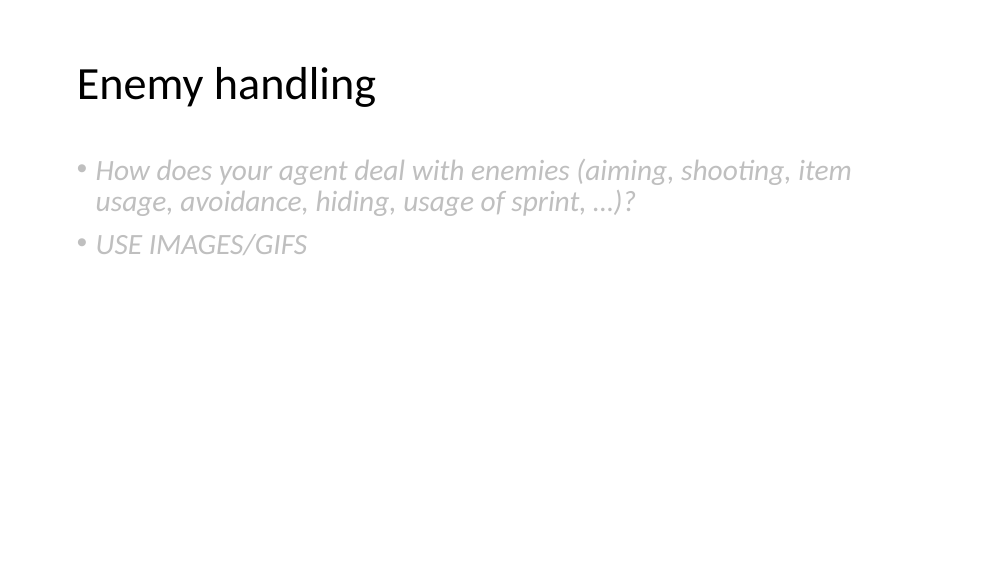
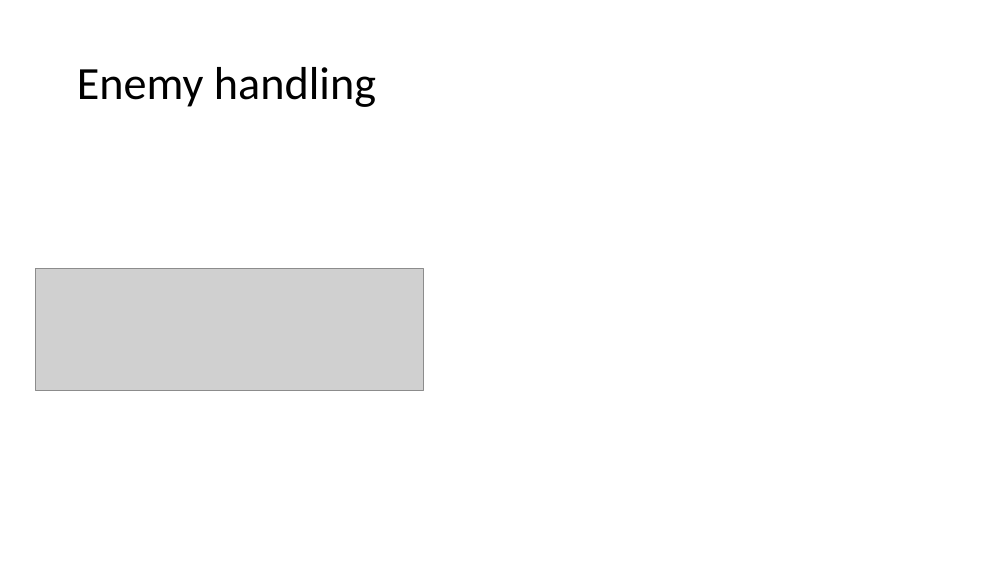
Before and after one commit to DAE-GD-2025-2026/gameai-zombie-Dries-Fierens, a slide deck: slide 3 of GPP_ZombieAI_FierensDries_2DAE11.pptx. Drawn at 1008x567 pixels with LibreOffice and Linux fonts; fonts in the diff are those of the drawing; grey boxes stand for pictures. Boxes give left, top, right and bottom in pixels: in the first picture for what was removed or moved away, otherwise in the second. Text is boxed around its words. In the diff, an @@ line names an element or a change of style, - is before the commit and + after.

Commit message:
Update powerpoint

```diff
--- a/GPP_ZombieAI_FierensDries_2DAE11.pptx
+++ b/GPP_ZombieAI_FierensDries_2DAE11.pptx
@@ text removed at <box>96,159,852,255</box> @@
-• How does your agent deal with enemies (aiming, shooting, item usage, avoidance, hiding, usage of sprint, …)?
-• USE IMAGES/GIFS
@@ picture added at <box>36,268,423,391</box> @@
```
Also in this commit, not shown: 2 other slides changed, 3 slides added, 4 slides removed.
